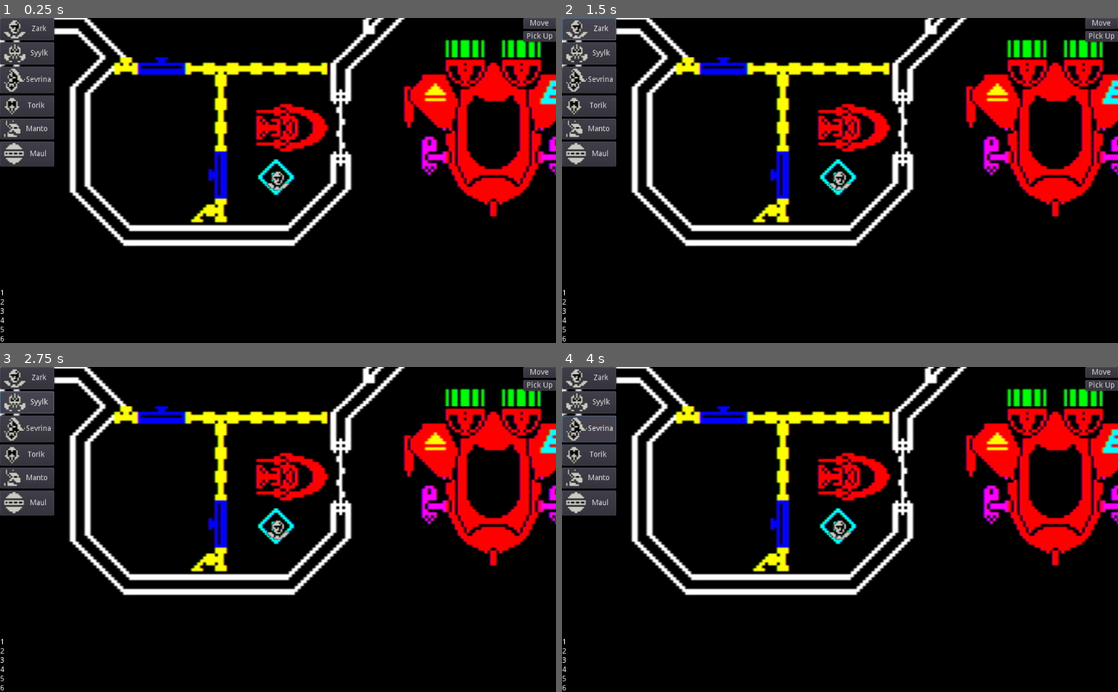
Above: before the commit, frames 1-4 (two rows, left to right).
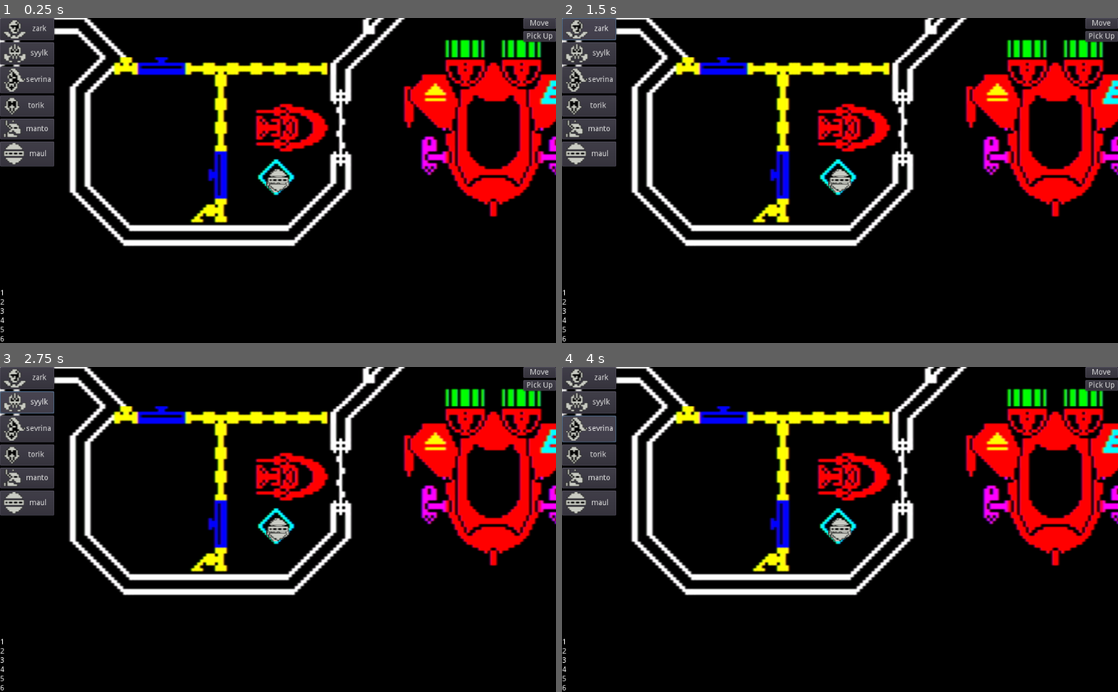
Above: after the commit, the same moments.

Repository: SteveSmith16384/AbandonedShip3
Game: Godot game, scene res://Main.tscn
The game is run twice, just before and just after one commit, with the same random seed, the same clock (stepped at 60 frames per second) and the same inputs. The engine's default icon, where the game draws it, is replaced by a stand-in: a white triangle on a blue panel in a dark square.
Inputs (mouse positions are in pixels of both pictures, inside the frame that each line leads up to):
- Up to frame 1 (0.25 s): no input
- Up to frame 2 (1.5 s): click (589, 27) at 0.5 s, where only the run before the commit has a clickable "Zark"; click (589, 27) at 1.25 s, where only the run after the commit has a clickable "zark"
- Up to frame 3 (2.75 s): click (27, 402) at 2 s, where only the run before the commit has a clickable "Syylk"
- Up to frame 4 (4 s): click (589, 402) at 2.75 s, where only the run after the commit has a clickable "syylk"; click (589, 428) at 3.5 s, where only the run before the commit has a clickable "Sevrina"

The runs differ from the first frame. In frame 1, 0.3% of the frame differs, in the area x 4-53%, y 2-54%; in frame 2, 0.3%; in frame 3, 0.3%; in frame 4, 0.3%.
Error before the commit: Invalid get index 'syylk' (on base: 'Dictionary'). (res://Main.gd:89)

Commit message:
Added custom button

Diff:
--- a/src/Main.gd
+++ b/src/Main.gd
@@ -14,11 +14,11 @@
 	var start_pos = get_node("StartLocation")
 
 	var syylk = create_unit("zark", start_pos)
-	#create_unit("syylk", start_pos)
-	#create_unit("sevrina", start_pos)
-	#create_unit("torik", start_pos)
-	#create_unit("manto", start_pos)
-	#create_unit("maul", start_pos)
+	create_unit("syylk", start_pos)
+	create_unit("sevrina", start_pos)
+	create_unit("torik", start_pos)
+	create_unit("manto", start_pos)
+	create_unit("maul", start_pos)
 
 	selected_unit = syylk
 	pass
@@ -33,9 +33,17 @@
 	var syylk_img = load("res://assets/sprites/" + name + ".png")
 	syylk.get_node("Sprite").set_texture(syylk_img)
 
+	#  Add icon
+	var b = load("res://gui/UnitSelectorButton.tscn")
+	var button = b.instance()
+	button.unit = syylk
+	button.text = name
+	button.icon = syylk_img
+	var node = get_node("HUD/UnitSelector/MarginContainer/VBoxContainer")
+	node.add_child(button)
+
 	units[name] = syylk
 	return syylk
-	pass
 
 
 func _process(delta):
@@ -50,7 +58,7 @@
 func _input(event):
 	# Mouse in viewport coordinates.
 	if event is InputEventMouseButton:
-		print("Mouse Click/Unclick at: ", event.position)
+		#print("Mouse Click/Unclick at: ", event.position)
 		if event.button_index == 1:
 			var e = getEntityAtPosition(event.position)
 			if e:
--- a/src/UnitSelector.gd
+++ b/src/UnitSelector.gd
@@ -1,36 +1 @@
 extends CanvasLayer
-
-
-
-func _on_SelectZark_pressed():
-	getMain().select_unit_by_name("zark")
-	pass
-
-
-func _on_SelectSyylk_pressed():
-	getMain().select_unit_by_name("syylk")
-	pass
-
-
-func _on_SelectSevrina_pressed():
-	getMain().select_unit_by_name("sevrina")
-	pass
-
-
-func _on_SelectTorik_pressed():
-	getMain().select_unit_by_name("torik")
-	pass
-
-
-func _on_SelectManto_pressed():
-	getMain().select_unit_by_name("manto")
-	pass
-
-
-func _on_SelectMaul_pressed():
-	getMain().select_unit_by_name("maul")
-	pass
-
-func getMain():
-	var main = get_tree().get_root().get_node("Main")
-	return main
--- a/src/UnitSelector.tscn
+++ b/src/UnitSelector.tscn
@@ -1,11 +1,5 @@
-[gd_scene load_steps=8 format=2]
+[gd_scene load_steps=2 format=2]
 
-[ext_resource path="res://assets/sprites/syylk.png" type="Texture" id=1]
-[ext_resource path="res://assets/sprites/maul.png" type="Texture" id=2]
-[ext_resource path="res://assets/sprites/sevrina.png" type="Texture" id=3]
-[ext_resource path="res://assets/sprites/manto.png" type="Texture" id=4]
-[ext_resource path="res://assets/sprites/zark.png" type="Texture" id=5]
-[ext_resource path="res://assets/sprites/torik.png" type="Texture" id=6]
 [ext_resource path="res://UnitSelector.gd" type="Script" id=7]
 
 [node name="UnitSelector" type="CanvasLayer"]
@@ -21,56 +15,3 @@
 [node name="VBoxContainer" type="VBoxContainer" parent="MarginContainer"]
 margin_right = 100.0
 margin_bottom = 274.0
-
-[node name="SelectZark" type="Button" parent="MarginContainer/VBoxContainer"]
-margin_right = 100.0
-margin_bottom = 41.0
-text = "Zark"
-icon = ExtResource( 5 )
-
-[node name="SelectSyylk" type="Button" parent="MarginContainer/VBoxContainer"]
-margin_top = 45.0
-margin_right = 100.0
-margin_bottom = 86.0
-text = "Syylk"
-icon = ExtResource( 1 )
-
-[node name="SelectSevrina" type="Button" parent="MarginContainer/VBoxContainer"]
-margin_top = 90.0
-margin_right = 100.0
-margin_bottom = 139.0
-text = "Sevrina"
-icon = ExtResource( 3 )
-__meta__ = {
-"_edit_use_anchors_": false
-}
-
-[node name="SelectTorik" type="Button" parent="MarginContainer/VBoxContainer"]
-margin_top = 143.0
-margin_right = 100.0
-margin_bottom = 182.0
-text = "Torik"
-icon = ExtResource( 6 )
-
-[node name="SelectManto" type="Button" parent="MarginContainer/VBoxContainer"]
-margin_top = 186.0
-margin_right = 100.0
-margin_bottom = 224.0
-text = "Manto"
-icon = ExtResource( 4 )
-
-[node name="SelectMaul" type="Button" parent="MarginContainer/VBoxContainer"]
-margin_top = 228.0
-margin_right = 100.0
-margin_bottom = 274.0
-text = "Maul"
-icon = ExtResource( 2 )
-__meta__ = {
-"_edit_use_anchors_": false
-}
-[connection signal="pressed" from="MarginContainer/VBoxContainer/SelectZark" to="." method="_on_SelectZark_pressed"]
-[connection signal="pressed" from="MarginContainer/VBoxContainer/SelectSyylk" to="." method="_on_SelectSyylk_pressed"]
-[connection signal="pressed" from="MarginContainer/VBoxContainer/SelectSevrina" to="." method="_on_SelectSevrina_pressed"]
-[connection signal="pressed" from="MarginContainer/VBoxContainer/SelectTorik" to="." method="_on_SelectTorik_pressed"]
-[connection signal="pressed" from="MarginContainer/VBoxContainer/SelectManto" to="." method="_on_SelectManto_pressed"]
-[connection signal="pressed" from="MarginContainer/VBoxContainer/SelectMaul" to="." method="_on_SelectMaul_pressed"]
--- /dev/null
+++ b/src/components/CanCarryComponent.gd
@@ -0,0 +1,3 @@
+extends Component
+
+var carrying = {}
--- /dev/null
+++ b/src/components/CanCarryComponent.tscn
@@ -0,0 +1,6 @@
+[gd_scene load_steps=2 format=2]
+
+[ext_resource path="res://components/CanCarryComponent.gd" type="Script" id=1]
+
+[node name="CanCarryComponent" type="Node"]
+script = ExtResource( 1 )
--- a/src/components/isUnitComponent.gd
+++ b/src/components/isUnitComponent.gd
@@ -1,8 +1,11 @@
 extends Component
 
-# Is a unit, may be an enemy.  Can shoot and be shot at.
+# Is a unit, may be players or an enemy.  Can shoot and be shot at.
 
 export var side : int
-export var health : int = 100
 
+var health : float = 100
+var unit_name : String
 var current_target
+var next_shot_time : float
+var is_alive : bool = true
--- a/src/gui/UnitSelectorButton.gd
+++ b/src/gui/UnitSelectorButton.gd
@@ -1,7 +1,19 @@
+#class_name UnitSelectorButton
 extends Button
 
+var unit
+
+#func _init(_unit):
+#	unit = _unit
+#	pass
+
+func _on_UnitSelectorButton_pressed():
+	var main = getMain()
+	main.select_unit_by_entity(unit)
+	pass
 
 
-func _on_UnitSelectorButton_pressed():
-	# todo
-	pass # Replace with function body.
+func getMain():
+	var main = get_tree().get_root().get_node("Main")
+	#var main = load("res://Main.gd")
+	return main
--- a/src/gui/UnitSelectorButton.tscn
+++ b/src/gui/UnitSelectorButton.tscn
@@ -1,14 +1,22 @@
-[gd_scene load_steps=2 format=2]
+[gd_scene load_steps=3 format=2]
 
 [ext_resource path="res://gui/UnitSelectorButton.gd" type="Script" id=1]
+[ext_resource path="res://icon.png" type="Texture" id=2]
 
 [node name="UnitSelectorButton" type="Button"]
-margin_right = 12.0
-margin_bottom = 20.0
+margin_right = 109.0
+margin_bottom = 70.0
+rect_scale = Vector2( 1.73694, 0.801712 )
+text = "Todo"
+icon = ExtResource( 2 )
 script = ExtResource( 1 )
 __meta__ = {
 "_edit_use_anchors_": false
 }
 
 [node name="Timer" type="Timer" parent="."]
+autostart = true
+[connection signal="button_down" from="." to="." method="_on_UnitSelectorButton_button_down"]
+[connection signal="draw" from="." to="." method="_on_UnitSelectorButton_draw"]
 [connection signal="pressed" from="." to="." method="_on_UnitSelectorButton_pressed"]
+[connection signal="timeout" from="Timer" to="." method="_on_Timer_timeout"]
--- a/src/systems/ShootingSystem.gd
+++ b/src/systems/ShootingSystem.gd
@@ -8,9 +8,13 @@
 	var space_state = Physics2DServer.space_get_direct_state(space_rid)
 
 	var cbs = ECS.entity_get_component(entity.id, "isunitcomponent")
+	if cbs.next_shot_time > OS.get_unix_time():
+		return
+
 	if cbs.current_target != null:
 		if is_valid_target(entity, cbs.current_target, main, space_state):
 			shoot_at(entity, cbs.current_target)
+			cbs.next_shot_time = OS.get_unix_time() + 2000
 		else:
 			cbs.current_target = null
 	else:
@@ -32,7 +36,7 @@
 func is_valid_target(shooter, target, main, space_state):
 	var scbs = ECS.entity_get_component(shooter.id, "isunitcomponent")
 	var tcbs = ECS.entity_get_component(target.id, "isunitcomponent")
-	if scbs.side == tcbs.side:
+	if scbs.side == tcbs.side or tcbs.is_alive == false:
 		return false
 
 	var result = space_state.intersect_ray(shooter.position, target.position, [target])
@@ -41,5 +45,9 @@
 
 
 func shoot_at(shooter, target):
-	# todo
+	var scbs = ECS.entity_get_component(shooter.id, "isunitcomponent")
+	var tcbs = ECS.entity_get_component(target.id, "isunitcomponent")
+
+	tcbs.is_alive = false
+	ECS.remove_entity(target)
 	pass
